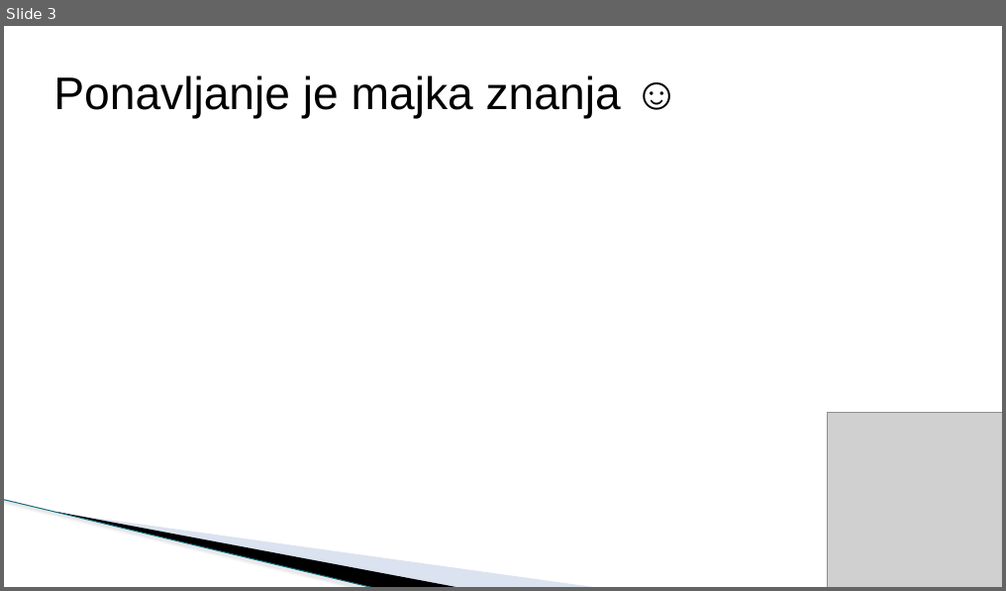
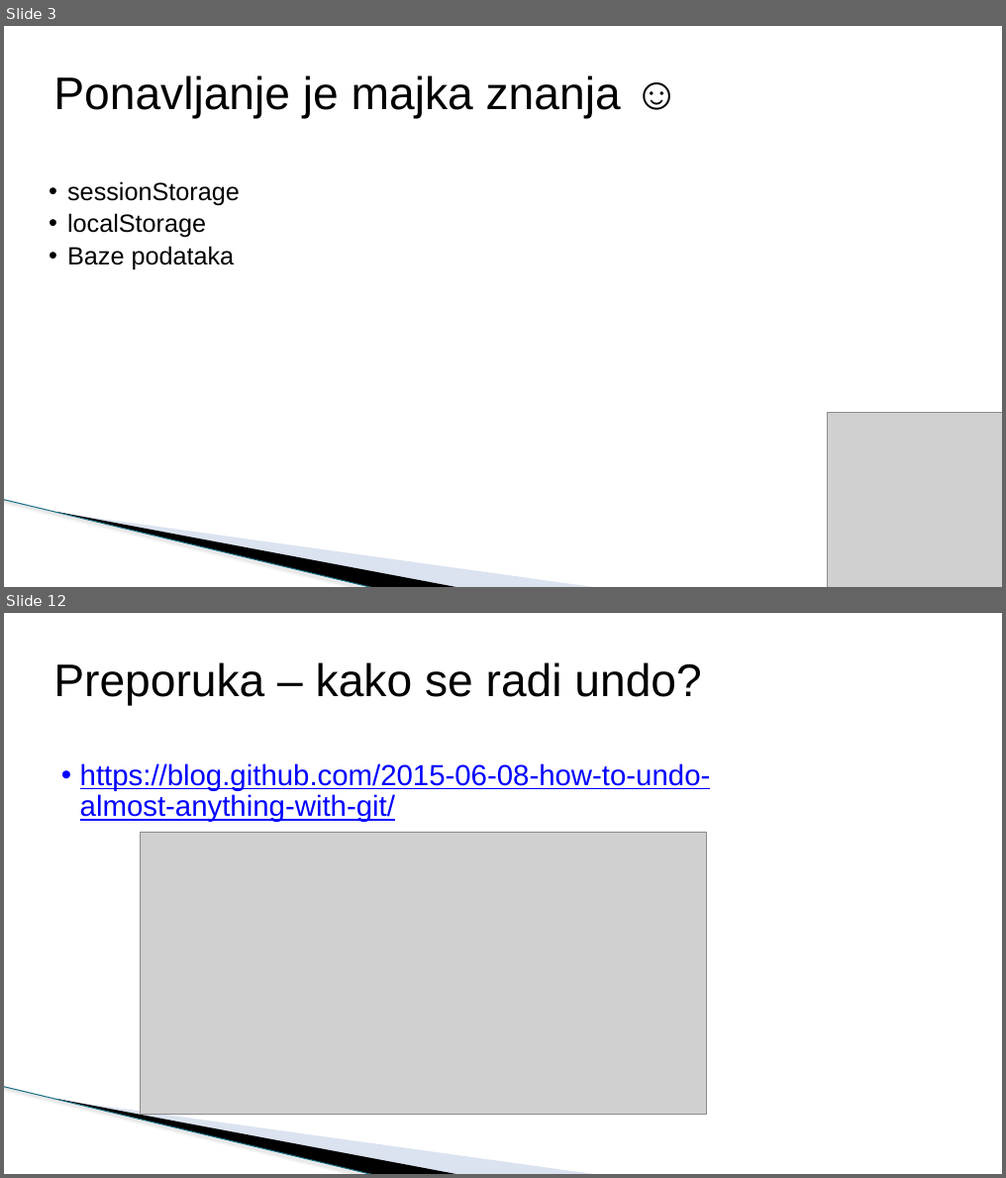
Before and after one commit to todalexcode/kurs-front-end, a slide deck: sesija-36/PPT/Front-End Developer-36.pptx. Shown one above the other, each under a label of ours: slide 3 before the commit, slides 3 and 12 after it; the slides between them are not shown. The pictures are 1006x591 and 1006x1178 pixels, drawn with LibreOffice and Linux fonts; fonts in the diff are those of the drawing; grey boxes stand for pictures; background and template pictures are left out. Boxes give left, top, right and bottom in pixels: in the first picture for what was removed or moved away, otherwise in the second. Text is boxed around its words. In the diff, an @@ line names an element or a change of style, - is before the commit and + after.

```diff
--- a/sesija-36/PPT/Front-End Developer-36.pptx
+++ b/sesija-36/PPT/Front-End Developer-36.pptx
@@ slide 12 added at (4, 613, 1002, 1174), background #FFFFFF; not listed: 3 template elements that a slide beside it also shows @@
@@ title added at (54, 663, 701, 706), 44 pt, text #000000 @@
+Preporuka – kako se radi undo?
@@ text added at (80, 763, 711, 822), 28 pt, text #0000FF, underline @@
+• https://blog.github.com/2015-06-08-how-to-undo-almost-anything-with-git/
@@ picture added at (141, 832, 707, 1115) @@
@@ slide 3 changed as well @@
@@ text added at (67, 181, 240, 271), 24 pt, text #000000 @@
+  • sessionStorage
+  • localStorage
+  • Baze podataka
```
Also in this commit, not shown: 2 other slides changed, 10 other slides added, 1 slide removed, 1 other file.
